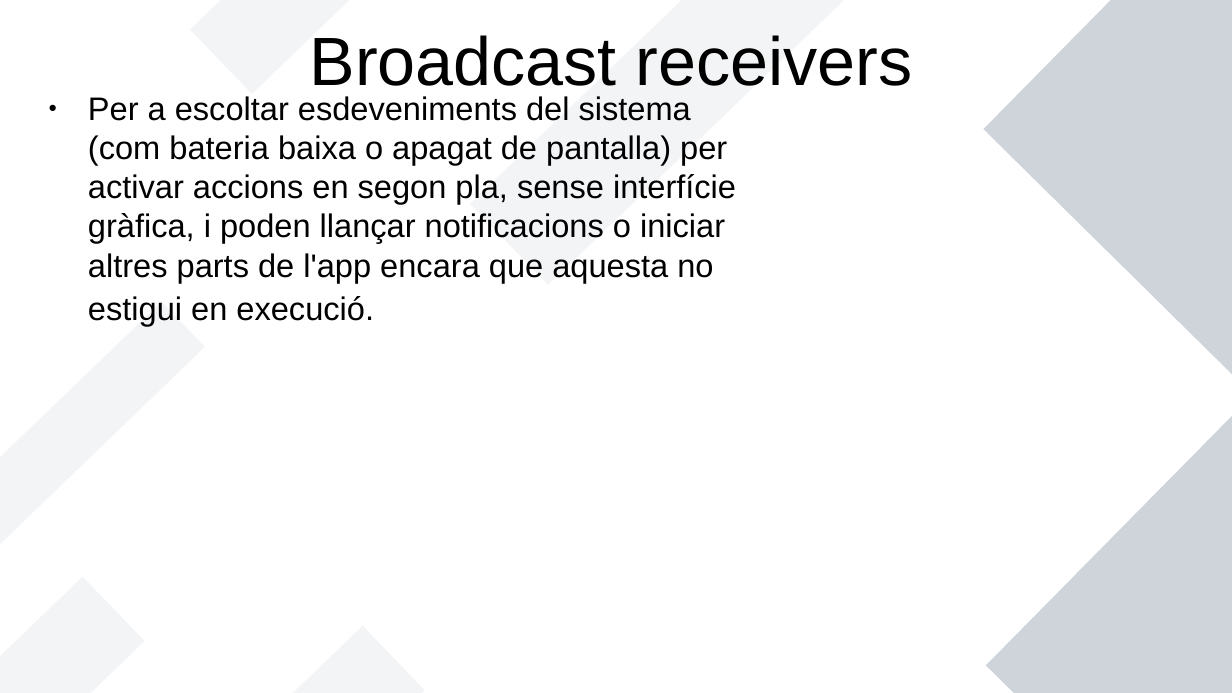
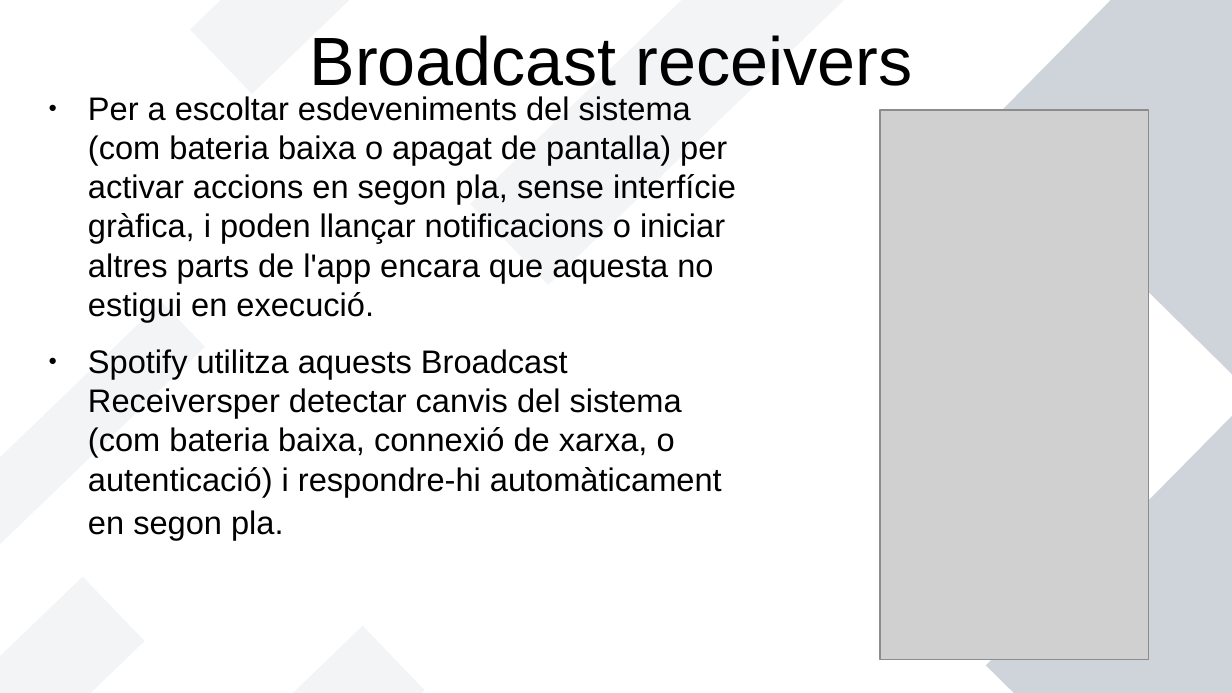
Before and after one commit to Paguita999/JonathanGuillem, a slide deck: slide 4 of Moviles/Activitat Les meues Apps/ComponentsAplicacióAndroid.odp. Drawn at 1232x693 pixels with LibreOffice and Linux fonts; fonts in the diff are those of the drawing; grey boxes stand for pictures. Boxes give left, top, right and bottom in pixels: in the first picture for what was removed or moved away, otherwise in the second. Text is boxed around its words. In the diff, an @@ line names an element or a change of style, - is before the commit and + after.

```diff
--- a/Moviles/Activitat Les meues Apps/ComponentsAplicacióAndroid.odp
+++ b/Moviles/Activitat Les meues Apps/ComponentsAplicacióAndroid.odp
@@ picture added at (880,110,1148,660) @@
@@ text at (88,349,722,540): paragraph added @@
+● Spotify utilitza aquests Broadcast Receiversper detectar canvis del sistema (com bateria baixa, connexió de xarxa, o autenticació) i respondre-hi automàticament en segon pla.
```
Also in this commit, not shown: 3 other slides changed, 2 slides added, 1 other file.
